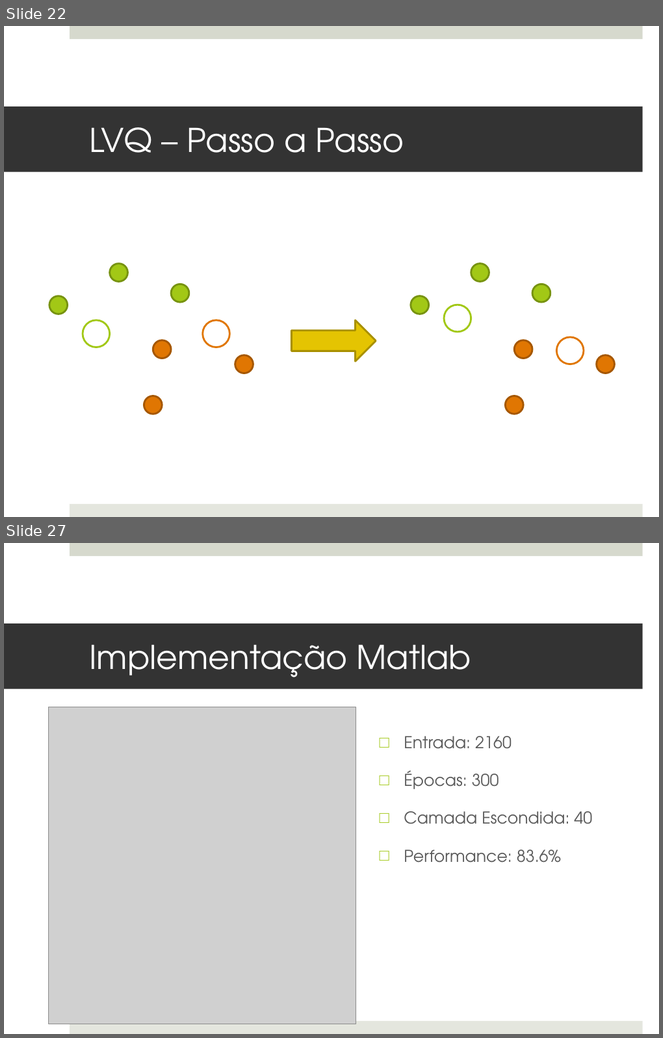
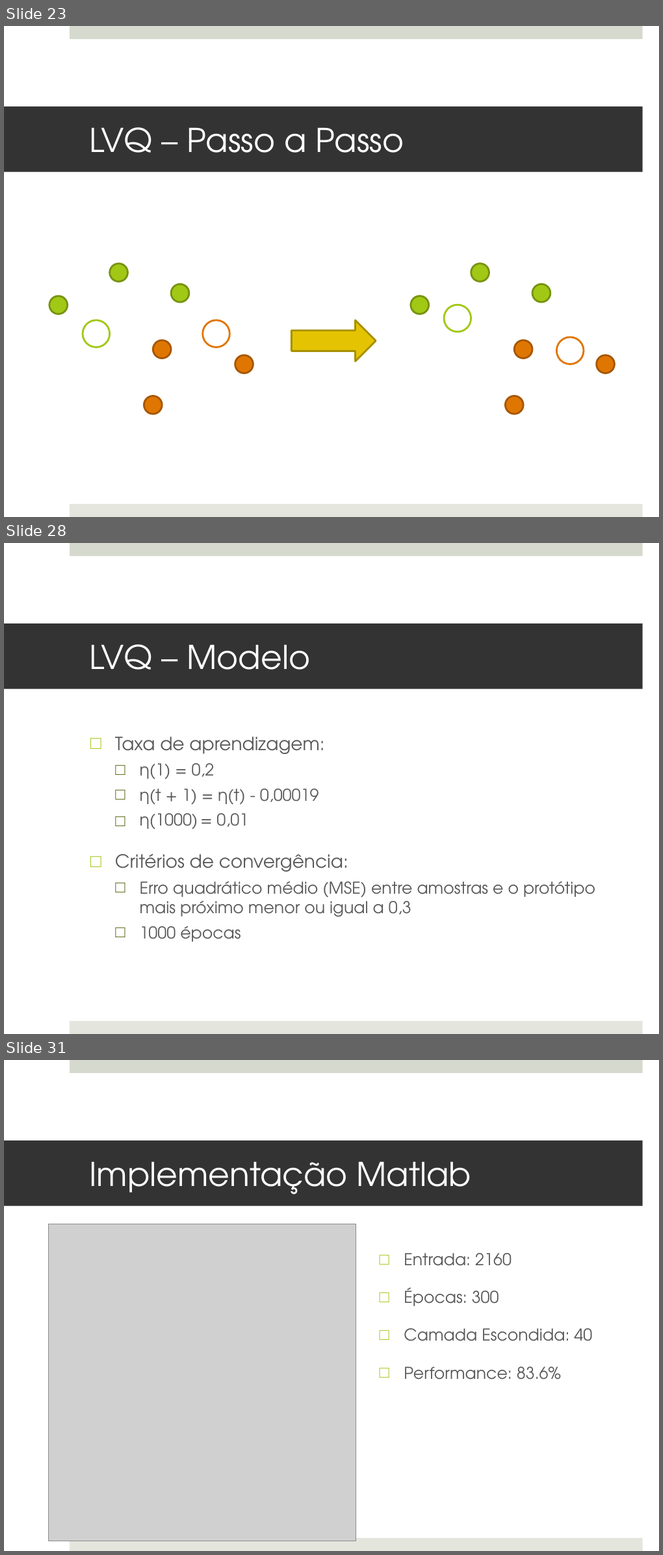
Before and after one commit to MarioBajr/Redes-Neurais, a slide deck: projeto PI.pptx. Shown one above the other, each under a label of ours: slides 22 and 27 before the commit, slides 23, 28 and 31 after it; the slides between them are not shown. The pictures are 663x1038 and 663x1555 pixels, drawn with LibreOffice and Linux fonts; fonts in the diff are those of the drawing; grey boxes stand for pictures. Boxes give left, top, right and bottom in pixels: in the first picture for what was removed or moved away, otherwise in the second. Text is boxed around its words. In the diff, an @@ line names an element or a change of style, - is before the commit and + after.

```diff
--- a/projeto PI.pptx
+++ b/projeto PI.pptx
@@ slide 28 added at [4, 543, 659, 1034], background #FFFFFF; not listed: 2 template elements that a slide beside it also shows @@
@@ title added at [4, 624, 643, 689], fill #333333, 36 pt, text #FFFFFF @@
+LVQ – Modelo
@@ text added at [115, 737, 596, 942], 18 pt, text #595959 @@
+□ Taxa de aprendizagem:
+  □ η(1) = 0,2
+  □ η(t + 1) = η(t) - 0,00019
+  □ η(1000) = 0,01
+□ Critérios de convergência:
+  □ Erro quadrático médio (MSE) entre amostras e o protótipo mais próximo menor ou igual a 0,3
+  □ 1000 épocas
@@ what was slide 22 is now slide 23 @@
@@ what was slide 27 is now slide 31 @@
```
Also in this commit, not shown: 7 slides changed, 3 other slides added, 9 slides removed.
